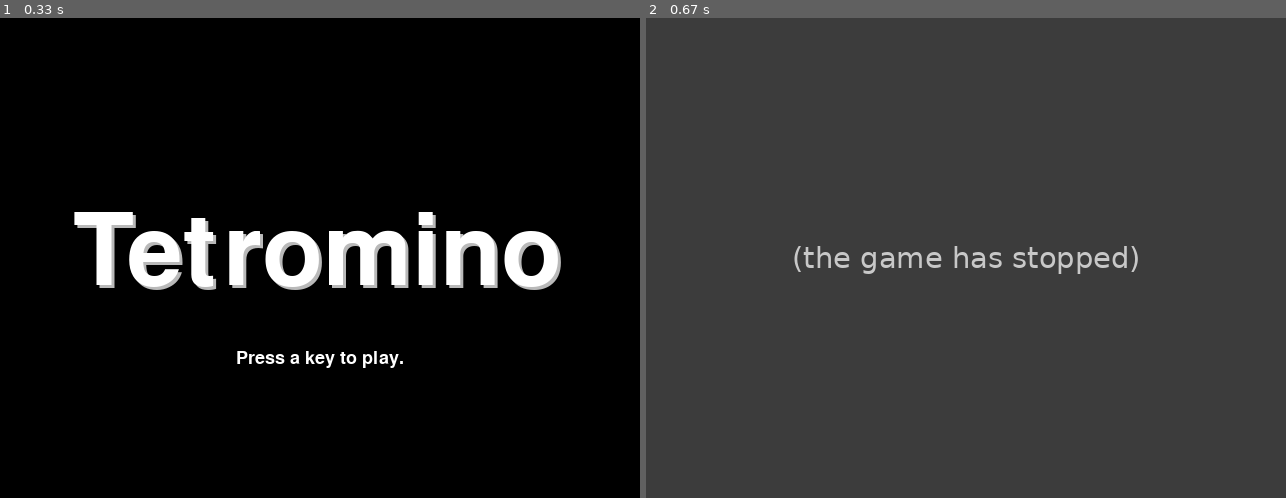
Above: before the commit, frames 1-2 (left to right).
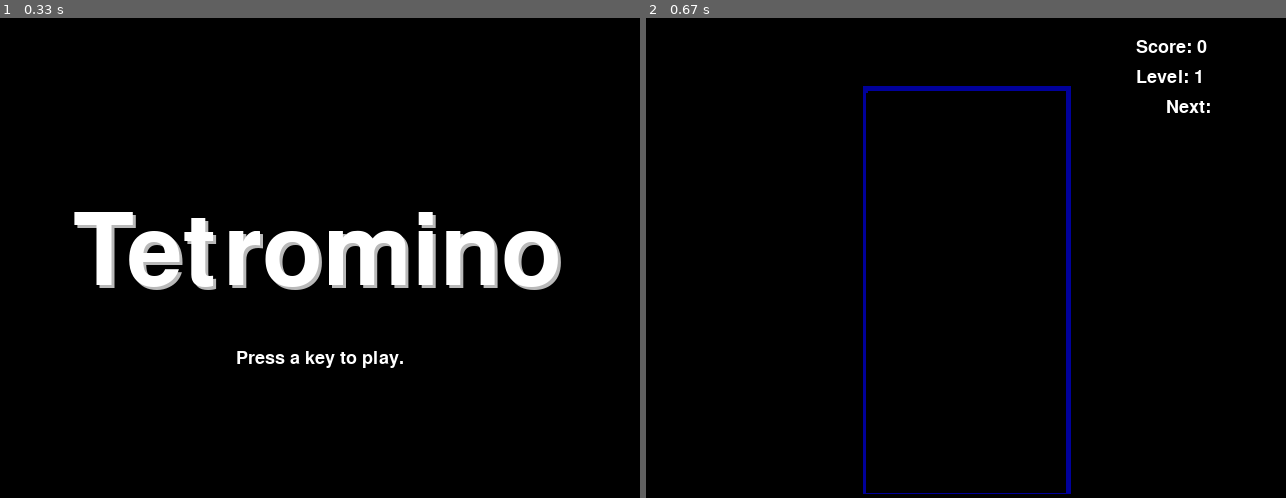
Above: after the commit, the same moments.

Repository: eytangut/invent_with_pygame
Game: pygame game, started from tetris.py
The game is run twice, just before and just after one commit, with the same random seed, the same clock (stepped at 60 frames per second) and the same inputs.
Inputs:
- Up to frame 1 (0.33 s): no input
- Up to frame 2 (0.67 s): tap Enter at 0.33 s

Frame 1 is identical in both runs. In frame 2, 100% of the frame differs, in the area x 0-100%, y 0-100%.
Error before the commit: KeyError: 'x' (tetris.py line 355); the game stopped at 0.38 s (later frames are placeholders)

Commit message:
fixed the tetris issue that the game is not opening, but i have another issue (look at issues)

Diff:
--- a/tetris.py
+++ b/tetris.py
@@ -280,8 +280,13 @@
     fallFreq = 0.27 - (level * 0.02)
     return  level, fallFreq
 def getNewPiece():
+    # return a random new piece in a random rotation and color
     shape = random.choice(list(SHAPES.keys()))
-    newPiece = {'shape': shape, 'rotation': random.randint(0, len(SHAPES[shape]) - 1), 'y': -2 , 'color': random.randint(0, len(COLORS) - 1)}
+    newPiece = {'shape': shape,
+                'rotation': random.randint(0, len(SHAPES[shape]) - 1),
+                'x': int(BOARDWIDTH / 2) - int(TEMPLATEWIDTH / 2),
+                'y': -2, # start it above the board (i.e. less than 0)
+                'color': random.randint(0, len(COLORS)-1)}
     return newPiece
 def addToBoard(board, piece):
     for x in range(TEMPLATEWIDTH):
